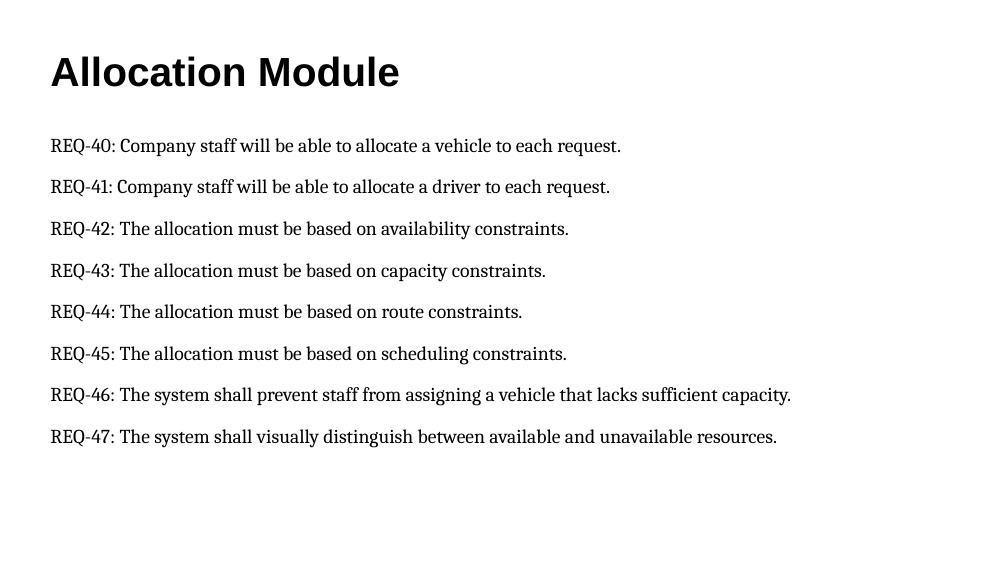
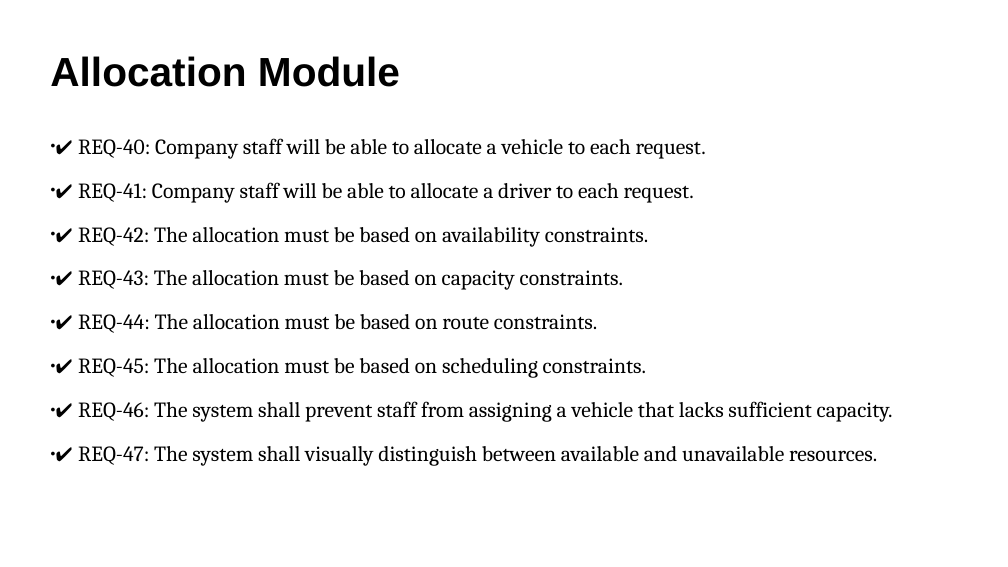
Before and after one commit to AlexandruCristianGeorgeSerban/Project-II-Transport-Company, a slide deck: slide 7 of Software Development/Functionalities.pptx. Drawn at 1008x567 pixels with LibreOffice and Linux fonts; fonts in the diff are those of the drawing. Boxes give left, top, right and bottom in pixels: in the first picture for what was removed or moved away, otherwise in the second. Text is boxed around its words. In the diff, an @@ line names an element or a change of style, - is before the commit and + after.

```diff
--- a/Software Development/Functionalities.pptx
+++ b/Software Development/Functionalities.pptx
@@ text at (78,138,893,466): text changed; size 15.5 to 17 pt @@
-REQ-40: Company staff will be able to allocate a vehicle to each request.
-REQ-41: Company staff will be able to allocate a driver to each request.
-REQ-42: The allocation must be based on availability constraints.
-REQ-43: The allocation must be based on capacity constraints.
-REQ-44: The allocation must be based on route constraints.
-REQ-45: The allocation must be based on scheduling constraints.
-REQ-46: The system shall prevent staff from assigning a vehicle that lacks sufficient capacity.
-REQ-47: The system shall visually distinguish between available and unavailable resources.
+● ✔ REQ-40: Company staff will be able to allocate a vehicle to each request.
+● ✔ REQ-41: Company staff will be able to allocate a driver to each request.
+● ✔ REQ-42: The allocation must be based on availability constraints.
+● ✔ REQ-43: The allocation must be based on capacity constraints.
+● ✔ REQ-44: The allocation must be based on route constraints.
+● ✔ REQ-45: The allocation must be based on scheduling constraints.
+● ✔ REQ-46: The system shall prevent staff from assigning a vehicle that lacks sufficient capacity.
+● ✔ REQ-47: The system shall visually distinguish between available and unavailable resources.
```
Also in this commit, not shown: 10 other slides changed, 2 slides added, 1 slide removed.
